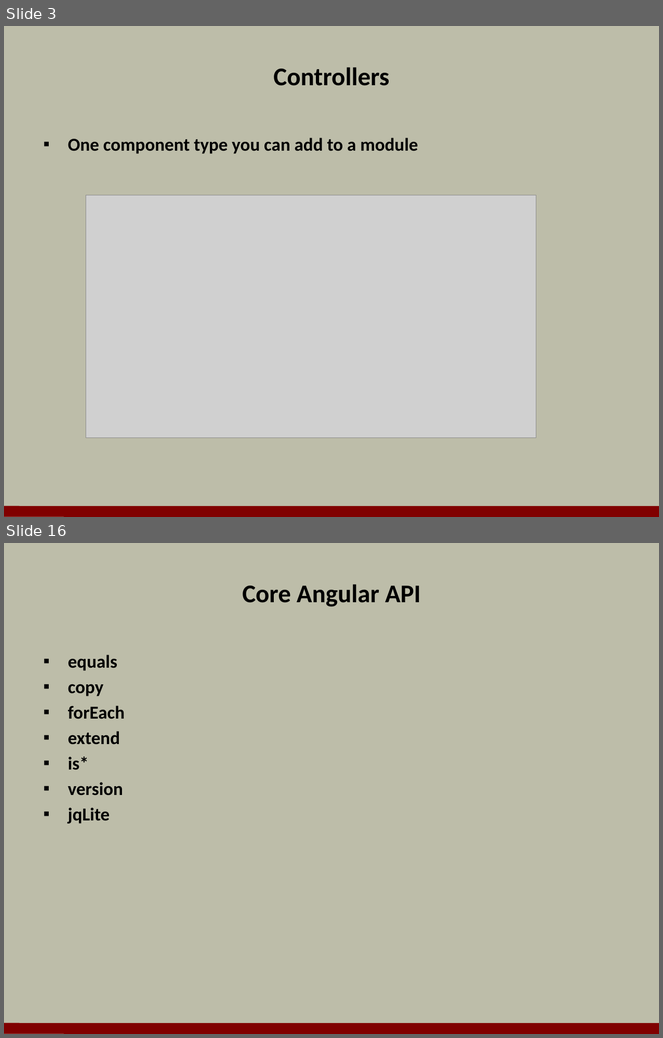
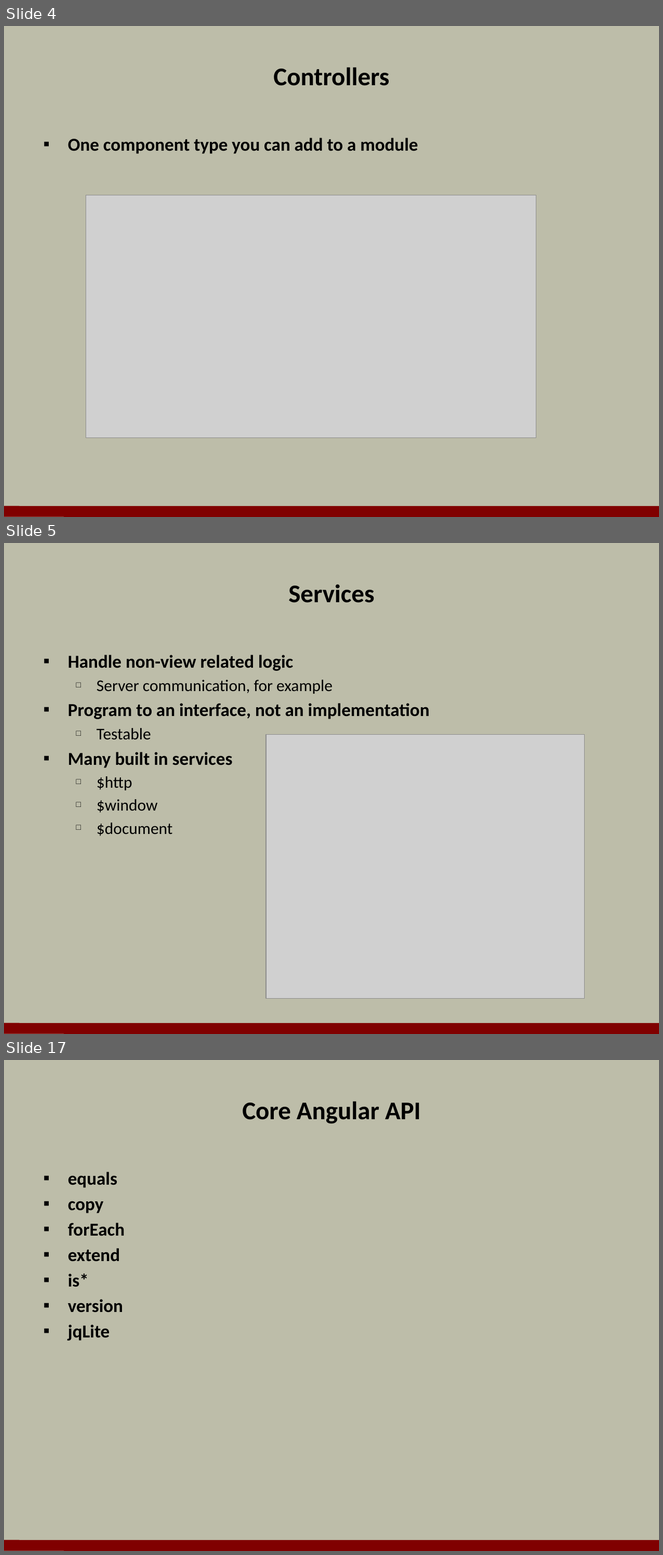
Before and after one commit to OdeToCode/classes, a slide deck: angularjs/slides/02_Modules.pptx. Shown one above the other, each under a label of ours: slides 3 and 16 before the commit, slides 4, 5 and 17 after it; the slides between them are not shown. The pictures are 663x1038 and 663x1555 pixels, drawn with LibreOffice and Linux fonts; fonts in the diff are those of the drawing; grey boxes stand for pictures; background and template pictures are left out. Boxes give left, top, right and bottom in pixels: in the first picture for what was removed or moved away, otherwise in the second. Text is boxed around its words. In the diff, an @@ line names an element or a change of style, - is before the commit and + after.

```diff
--- a/angularjs/slides/02_Modules.pptx
+++ b/angularjs/slides/02_Modules.pptx
@@ slide 5 added at <box>4,543,659,1034</box>, background #BDBDA9; not listed: 1 template element that a slide beside it also shows @@
@@ title added at <box>288,584,374,603</box>, 28 pt, text #000000, bold @@
+Services
@@ text added at <box>68,655,430,836</box>, 20 pt, text #000000, bold @@
+▪ Handle non-view related logic
+  □ Server communication, for example
+▪ Program to an interface, not an implementation
+  □ Testable
+▪ Many built in services
+  □ $http
+  □ $window
+  □ $document
@@ picture added at <box>266,735,584,999</box> @@
@@ what was slide 3 is now slide 4 @@
@@ what was slide 16 is now slide 17 @@
```
Also in this commit, not shown: 4 slides changed, 9 other slides added, 9 slides removed, 9 other files.
